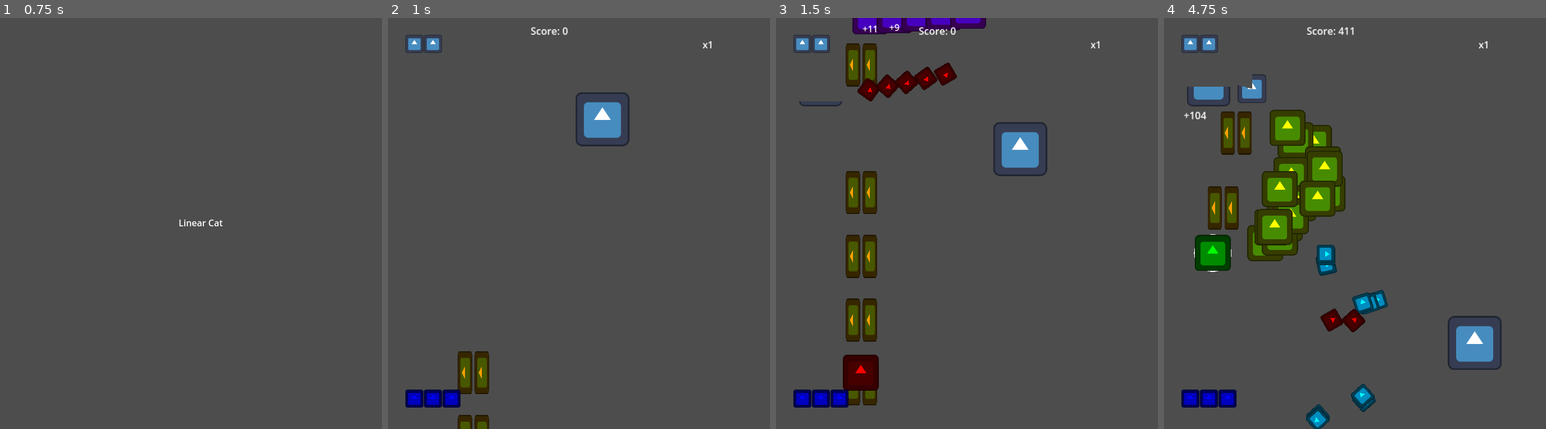
Above: before the commit, frames 1-4 (left to right).
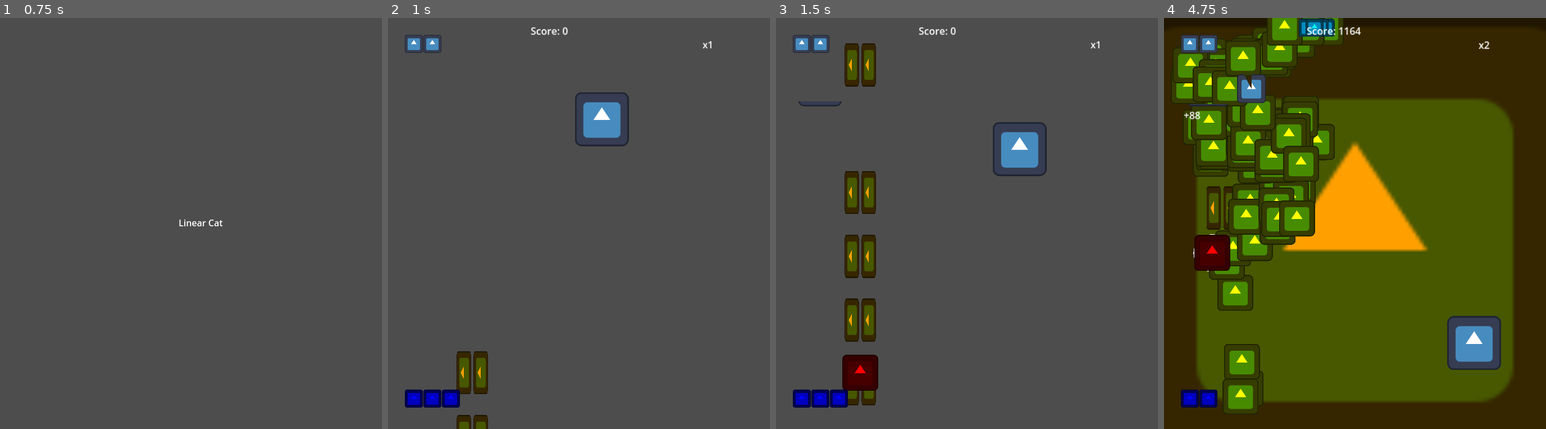
Above: after the commit, the same moments.

Repository: Zeroeth-0/Gatogun
Game: Godot game, scene res://scenes/UI/title_screen.tscn
Same seed, same stepped clock (60 frames per second), same inputs: the game is played once before the commit and once after it. The engine's default icon, where the game draws it, is replaced by a stand-in: a white triangle on a blue panel in a dark square.
Inputs:
- Up to frame 1 (0.75 s): tap Enter (Start) at 0.5 s; hold Right (RIGHT) from 0.53 s (still down); hold Z (A) from 0.53 s (still down)
- Up to frame 2 (1 s): keep holding Right (RIGHT); keep holding Z (A); tap C (C) at 0.8 s
- Up to frame 3 (1.5 s): release Right (RIGHT) at 1.28 s; release Z (A) at 1.28 s; hold Down (DOWN) from 1.28 s (still down); tap C (C) at 1.35 s
- Up to frame 4 (4.75 s): tap Z (A) at 1.55, 3.05, 4.55 s; release Down (DOWN) at 2.03 s; hold Right (RIGHT) 2.03-2.78 s; hold Z (A) 2.03-2.78 s; tap C (C) at 2.3 s; hold Up (UP) 2.78-3.53 s; tap X (B) at 2.85 s; hold C (C) 3.53-4.28 s; hold Left (LEFT) from 3.53 s (still down); tap Enter (Start) at 4.35 s

Frame 1 is identical in both runs. In frame 2, 0.6% of the frame differs, in the area x 4-64%, y 4-100%; in frame 3, 3.5%; in frame 4, 94%, in the area x 0-100%, y 0-100%.

Commit message:
Autobombing

Diff:
--- a/scenes/levels/world.tscn
+++ b/scenes/levels/world.tscn
@@ -16,7 +16,6 @@
 [ext_resource type="PackedScene" uid="uid://dog0k55xaa2s" path="res://scenes/items/max_power_up.tscn" id="14_8c33x"]
 
 [node name="World" type="Node2D"]
-position = Vector2(1, 0)
 script = ExtResource("1_btnht")
 waveFile = "res://source/levels/test.txt"
 enemyScenes = Array[PackedScene]([ExtResource("12_de0io"), ExtResource("3_xidr1")])
--- a/source/levels/level_parser.gd
+++ b/source/levels/level_parser.gd
@@ -15,6 +15,8 @@
 var pattern_definitions := {
 	"LADDER": _pattern_ladder,
 	"PARADE": _pattern_parade,
+	"MIRROR": _pattern_mirror,
+	"SWARM": _pattern_swarm,
 }
 
 func _ready() -> void:
@@ -229,7 +231,7 @@
 		current_index = clamp(current_index, 0, lane_size - 1)
 
 		# Generar línea con delay relativo al primero
-		var delay = warmup
+		var delay = warmup if i > 0 else base_delay
 		var line = "%s@%s%d+%.2f:%s>%s|%.3f" % [
 			type, lane, current_index, offset,
 			hand, move_dir, delay
@@ -272,3 +274,79 @@
 			row_delay = 0
 
 	return lines
+
+func _pattern_mirror(base: String, args: Dictionary) -> Array:
+	var parsed = _parse_wave_line(base)
+	if parsed.is_empty():
+		return []
+
+	var lane = parsed["lane"]
+	var index = parsed["index"]
+	var offset = parsed["offset"]
+	var base_delay = parsed["delay"]
+	var type = parsed["type"]
+	var hand = parsed["hand"]
+	var move_dir = parsed["dir"]
+
+	var delay_mirror = float(args.get("warmup", 0.2))
+	var lane_size = lanes[lane].size()
+	var mirror_index = lane_size - 1 - index
+
+	var lines = []
+
+	# Línea original
+	var line_original = "%s@%s%d+%.2f:%s>%s|%.3f" % [
+		type, lane, index, offset,
+		hand, move_dir, base_delay
+	]
+	lines.append(line_original)
+
+	# Línea espejo
+	if mirror_index != index and mirror_index >= 0 and mirror_index < lane_size:
+		var mirror_line = "%s@%s%d+%.2f:%s>%s|%.3f" % [
+			type, lane, mirror_index, offset,
+			hand, move_dir, base_delay + delay_mirror
+		]
+		lines.append(mirror_line)
+
+	return lines
+
+func _pattern_swarm(base: String, args: Dictionary) -> Array:
+	var thickness = int(args.get("thickness", 3))
+	var length = int(args.get("length", 4))
+	var warmup = float(args.get("warmup", 0.3))
+
+	var lines: Array = []
+	var parsed = _parse_wave_line(base)
+	if parsed.is_empty():
+		return []
+
+	var lane = parsed["lane"]
+	var start_index = parsed["index"]
+	var base_offset = parsed["offset"]
+	var base_delay = parsed["delay"]
+	var type = parsed["type"]
+	var hand = parsed["hand"]
+	var move_dir = parsed["dir"]
+
+	var lane_size = lanes[lane].size()
+
+	for row in range(length):
+		var row_delay = warmup
+
+		var current_thickness = thickness if row % 2 == 0 else thickness - 1
+		var offset_shift = 0.0 if row % 2 == 0 else 0.5
+
+		for i in range(current_thickness):
+			var current_index = start_index + i
+			if current_index < 0 or current_index >= lane_size:
+				continue
+
+			var line = "%s@%s%d+%.2f:%s>%s|%.3f" % [
+				type, lane, current_index, base_offset + offset_shift,
+				hand, move_dir, row_delay
+			]
+			lines.append(line)
+			row_delay = 0
+
+	return lines
--- a/source/player/player.gd
+++ b/source/player/player.gd
@@ -74,10 +74,11 @@
 
 # === COLISIONES ===
 func _on_hurtbox_area_entered(area: Node) -> void:
-	if canDie and area.is_in_group("Damage"):
+	if canDie and area.is_in_group("Damage") and GAME.bombCount == 0:
 		GAME.lives -= 1
 		GAME.store(global_position, false)
 		queue_free()
+	elif canDie and area.is_in_group("Damage"): _handle_bombing()
 
 func _on_hurtbox_area_exited(area: Node) -> void:
 	if area.is_in_group("Ground"): area.get_parent().canShoot = true
Not shown, changed: source/levels/test.txt
